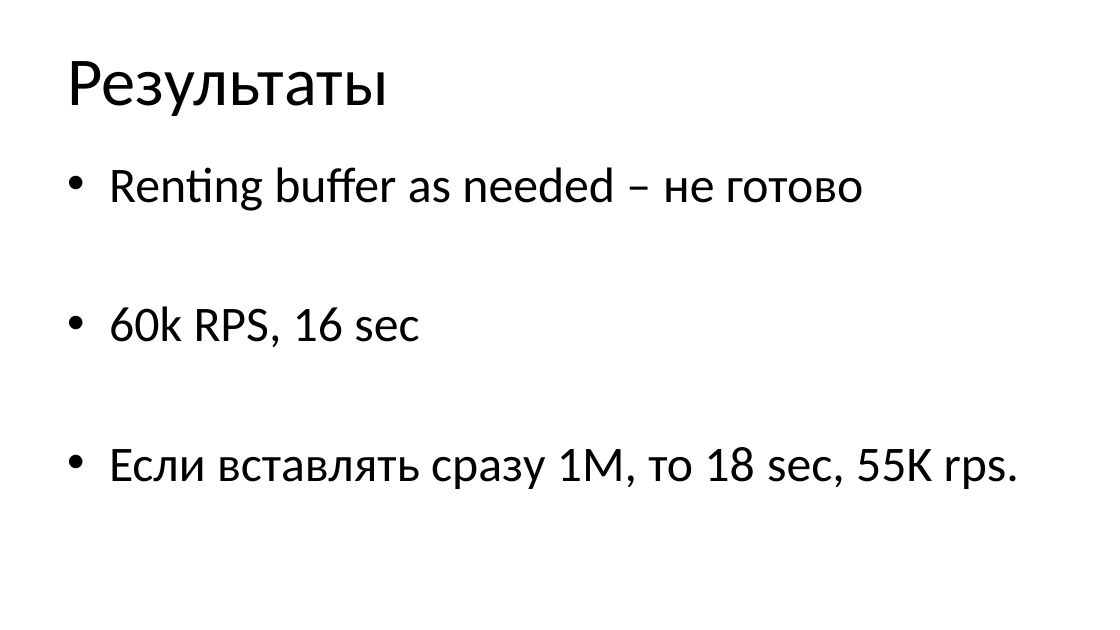
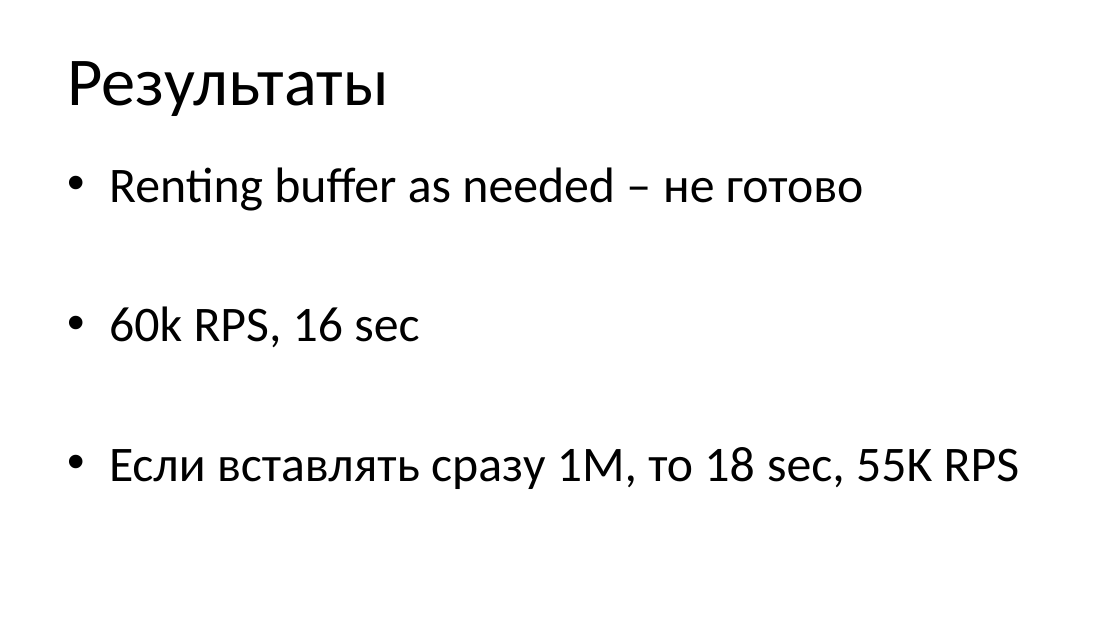
Before and after one commit to aensidhe/presentations, a slide deck: slide 33 of 2018/06/Использование Tarantool.pptx. Drawn at 1120x630 pixels with LibreOffice and Linux fonts; fonts in the diff are those of the drawing; background and template pictures are left out. Boxes give left, top, right and bottom in pixels: in the first picture for what was removed or moved away, otherwise in the second. Text is boxed around its words. In the diff, an @@ line names an element or a change of style, - is before the commit and + after.

```diff
--- a/2018/06/Использование Tarantool.pptx
+++ b/2018/06/Использование Tarantool.pptx
@@ text at box(109, 447, 1020, 489): text changed @@
-• Если вставлять сразу 1М, то 18 sec, 55K rps.
+• Если вставлять сразу 1М, то 18 sec, 55K RPS
```
Also in this commit, not shown: 6 other slides changed, 1 slide added, 1 slide removed.
